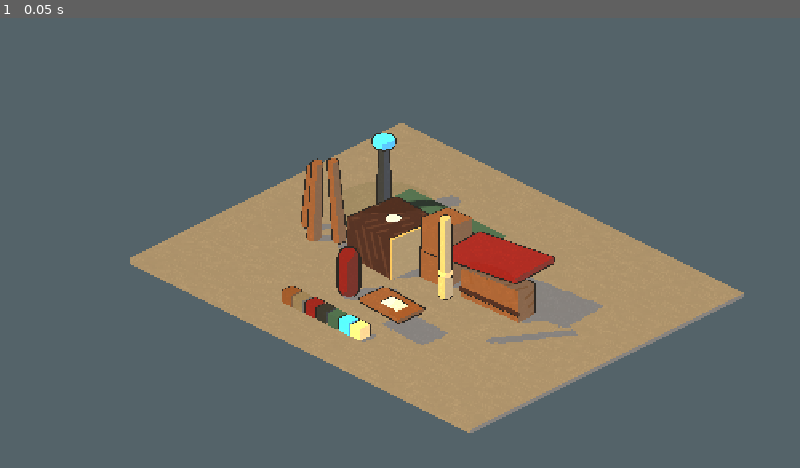
Above: before the commit, frame 1.
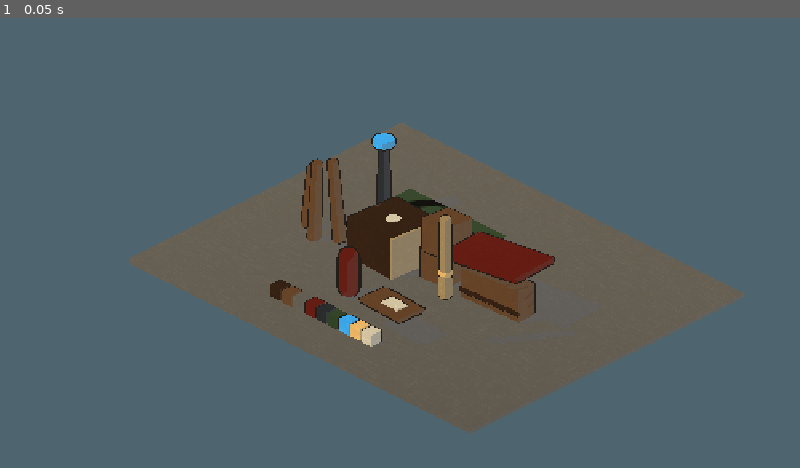
Above: after the commit, the same moment.

Repository: hieuphung41/game-shit
Game: Godot game, scene res://src/lookdev/lookdev.tscn
Same seed, same stepped clock (60 frames per second), same inputs: the game is played once before the commit and once after it. This scene is started directly instead of the project's main scene.
Inputs:
- Up to frame 1 (0.05 s): no input

The runs differ from the first frame. In frame 1, 26% of the frame differs, in the area x 16-93%, y 23-93%.

Commit message:
WIP TASK-20261105-66 (blocked) — not reviewed

Diff:
--- a/game/art/env_default.tres
+++ b/game/art/env_default.tres
@@ -1,16 +1,17 @@
 [gd_resource type="Environment" format=3]
 
 [resource]
-background_mode = 1
+background_mode = 0
 background_color = Color(0.305882, 0.396078, 0.439216, 1)
+background_energy_multiplier = 1.0
 ambient_light_source = 2
 ambient_light_color = Color(0.847059, 0.803922, 0.705882, 1)
-ambient_light_energy = 0.45
+ambient_light_energy = 0.0
 reflected_light_source = 0
 tonemap_mode = 0
 auto_exposure_enabled = false
 fog_enabled = true
 fog_light_color = Color(0.847059, 0.803922, 0.705882, 1)
-fog_light_energy = 0.18
-fog_density = 0.008
-fog_sky_affect = 0.25
+fog_light_energy = 0.3
+fog_density = 0.0015
+fog_sky_affect = 0.0
--- a/game/art/shaders/toon_matte.gdshader
+++ b/game/art/shaders/toon_matte.gdshader
@@ -68,6 +68,18 @@
 		+ hatch_plane(position.xy, hatch_density) * weights.z;
 }
 
+// Spatial light() receives and writes linear light.  In GL Compatibility the
+// review capture reads that light buffer directly before its display transfer,
+// so encode the final printed ink here.  This keeps the PNG (and therefore the
+// phone review) at the palette's declared sRGB colour instead of a dark linear
+// interpretation of it.  This is deliberately applied after the two tone and
+// hatch choices: both lit faces and indigo shadows remain flat printed inks.
+vec3 linear_to_srgb(vec3 linear_colour) {
+	vec3 low = linear_colour * 12.92;
+	vec3 high = vec3(1.055) * pow(max(linear_colour, vec3(0.0)), vec3(1.0 / 2.4)) - vec3(0.055);
+	return mix(low, high, step(vec3(0.0031308), linear_colour));
+}
+
 void vertex() {
 	world_position = (MODEL_MATRIX * vec4(VERTEX, 1.0)).xyz;
 	world_normal = normalize(MODEL_NORMAL_MATRIX * NORMAL);
@@ -81,13 +93,14 @@
 }
 
 void light() {
-	// Keep the dark step as the palette's indigo instead of multiplying it into
-	// black. ATTENUATION carries the directional shadow map result on GL
-	// Compatibility; the normal test keeps the lit edge hard and readable.
+	// Printed colour is the palette colour itself. The directional light supplies
+	// only a stable direction and shadow map: multiplying by its lamp tint would
+	// turn wood orange and stone sandy. ATTENUATION carries the directional
+	// shadow result on GL Compatibility; the normal test keeps the edge hard.
 	float faces_light = step(0.20, dot(normalize(NORMAL), normalize(LIGHT)));
 	float receives_light = step(0.01, ATTENUATION);
 	float lit = faces_light * receives_light;
 	float shadow_hatch = hatch_mark * (1.0 - lit) * hatch_strength;
 	vec3 shadow_colour = mix(shadow_indigo, hatch_gouge_colour, shadow_hatch);
-	DIFFUSE_LIGHT += mix(shadow_colour, ALBEDO * LIGHT_COLOR.rgb, lit);
+	DIFFUSE_LIGHT += linear_to_srgb(mix(shadow_colour, ALBEDO, lit));
 }
--- a/game/src/lookdev/lookdev.gd
+++ b/game/src/lookdev/lookdev.gd
@@ -3,11 +3,17 @@
 
 const PHONE_WIDTH := 640
 const PHONE_HEIGHT := 360
+const PROBE_GROUP := &"lookdev_probe"
 
 @onready var detail_camera: Camera3D = $DetailCamera3D
+@onready var world_environment: WorldEnvironment = $WorldEnvironment
 
 
 func _ready() -> void:
+	# GL Compatibility's clear target is the reliable background behind the
+	# orthographic look-dev scene.  Keep its value in env_default.tres so the
+	# resource remains the single declared source for sea_bluegrey.
+	RenderingServer.set_default_clear_color(world_environment.environment.background_color)
 	for argument: String in OS.get_cmdline_user_args():
 		if argument.begins_with("--capture-dir="):
 			call_deferred("_capture", argument.trim_prefix("--capture-dir="))
@@ -33,6 +39,8 @@
 	var detail_path := capture_directory.path_join("lookdev_detail.png")
 	var result := game_image.save_png(game_path)
 	if result == OK:
+		result = _write_projected_probe(game_image, capture_directory)
+	if result == OK:
 		var gray_image := _grayscale(game_image)
 		result = gray_image.save_png(gray_path)
 	if result == OK:
@@ -54,6 +62,52 @@
 	get_tree().quit(0 if result == OK else 1)
 
 
+func _write_projected_probe(image: Image, capture_directory: String) -> Error:
+	var camera := get_viewport().get_camera_3d()
+	if camera == null:
+		push_error("Look-dev probe needs the game camera")
+		return ERR_CANT_ACQUIRE_RESOURCE
+	var samples: Array[Dictionary] = []
+	var failed_projection := false
+	for node: Node in get_tree().get_nodes_in_group(PROBE_GROUP):
+		var point := node as Marker3D
+		if point == null:
+			continue
+		var screen := camera.unproject_position(point.global_position)
+		var valid := not camera.is_position_behind(point.global_position)
+		valid = valid and screen.x >= 1.0 and screen.x < image.get_width() - 1.0
+		valid = valid and screen.y >= 1.0 and screen.y < image.get_height() - 1.0
+		var measured := Color.BLACK
+		if valid:
+			measured = _sample_pixel_cross(image, Vector2i(roundi(screen.x), roundi(screen.y)))
+		else:
+			failed_projection = true
+		samples.append({
+			"name": point.name,
+			"role": str(point.get_meta("role", "unknown")),
+			"expected": str(point.get_meta("expected_hex", "")),
+			"tolerance": float(point.get_meta("tolerance", 0.0)),
+			"pixel": {"x": roundi(screen.x), "y": roundi(screen.y)},
+			"measured": "#%s" % measured.to_html(false).to_upper(),
+			"projected": valid,
+		})
+	var payload := {"camera": camera.name, "samples": samples}
+	var output := FileAccess.open(capture_directory.path_join("probe-raw.json"), FileAccess.WRITE)
+	if output == null:
+		push_error("Could not write look-dev probe samples")
+		return ERR_CANT_CREATE
+	output.store_string(JSON.stringify(payload, "\t"))
+	output.close()
+	return ERR_CANT_ACQUIRE_RESOURCE if failed_projection else OK
+
+
+func _sample_pixel_cross(image: Image, center: Vector2i) -> Color:
+	var total := Color.BLACK
+	for offset: Vector2i in [Vector2i.ZERO, Vector2i.LEFT, Vector2i.RIGHT, Vector2i.UP, Vector2i.DOWN]:
+		total += image.get_pixelv(center + offset)
+	return total / 5.0
+
+
 func _grayscale(source: Image) -> Image:
 	var output: Image = source.duplicate()
 	for y: int in output.get_height():
--- a/game/src/lookdev/lookdev.tscn
+++ b/game/src/lookdev/lookdev.tscn
@@ -261,7 +261,7 @@
 [node name="DirectionalLight3D" type="DirectionalLight3D" parent="."]
 rotation_degrees = Vector3(-48, -34, 0)
 light_color = Color(0.913725, 0.760784, 0.498039, 1)
-light_energy = 1.15
+light_energy = 0.8
 shadow_enabled = true
 directional_shadow_max_distance = 35.0
 
@@ -373,12 +373,6 @@
 mesh = SubResource("CylinderMesh_beacon")
 material_override = SubResource("ShaderMaterial_toon_beacon")
 
-[node name="BeaconLight" type="OmniLight3D" parent="Beacon"]
-position = Vector3(0, 2.35, 0)
-light_color = Color(0.321569, 0.713725, 0.917647, 1)
-light_energy = 0.35
-omni_range = 3.0
-
 [node name="DispatchTable" type="Node3D" parent="."]
 position = Vector3(1.45, 0, 1.8)
 rotation_degrees = Vector3(0, -3, 0)
@@ -410,11 +404,6 @@
 mesh = SubResource("SphereMesh_lamp")
 material_override = SubResource("ShaderMaterial_toon_lamp")
 
-[node name="LampLight" type="OmniLight3D" parent="HangingLamp"]
-light_color = Color(0.913725, 0.760784, 0.498039, 1)
-light_energy = 0.3
-omni_range = 2.5
-
 [node name="PaletteStrip" type="Node3D" parent="."]
 position = Vector3(-2.0, 0.22, 2.75)
 
@@ -422,6 +411,11 @@
 mesh = SubResource("BoxMesh_swatch")
 material_override = SubResource("ShaderMaterial_toon_wood")
 
+[node name="WoodDark" type="MeshInstance3D" parent="PaletteStrip"]
+position = Vector3(-0.5, 0, 0)
+mesh = SubResource("BoxMesh_swatch")
+material_override = SubResource("ShaderMaterial_toon_wood_dark")
+
 [node name="Stone" type="MeshInstance3D" parent="PaletteStrip"]
 position = Vector3(0.5, 0, 0)
 mesh = SubResource("BoxMesh_swatch")
@@ -451,3 +445,50 @@
 position = Vector3(3, 0, 0)
 mesh = SubResource("BoxMesh_swatch")
 material_override = SubResource("ShaderMaterial_toon_lamp")
+
+[node name="Paper" type="MeshInstance3D" parent="PaletteStrip"]
+position = Vector3(3.5, 0, 0)
+mesh = SubResource("BoxMesh_swatch")
+material_override = SubResource("ShaderMaterial_toon_paper")
+
+[node name="ProbeBackground" type="Marker3D" parent="." groups=["lookdev_probe"]]
+position = Vector3(0, 5, -4)
+metadata/expected_hex = "#4E6570"
+metadata/tolerance = 5.0
+metadata/role = "background"
+
+[node name="ProbeWood" type="Marker3D" parent="." groups=["lookdev_probe"]]
+position = Vector3(-2, 0.435, 2.75)
+metadata/expected_hex = "#7B5B40"
+metadata/tolerance = 10.0
+metadata/role = "lit_palette"
+
+[node name="ProbeWoodDark" type="Marker3D" parent="." groups=["lookdev_probe"]]
+position = Vector3(-2.5, 0.435, 2.75)
+metadata/expected_hex = "#4A3426"
+metadata/tolerance = 10.0
+metadata/role = "lit_palette"
+
+[node name="ProbeStone" type="Marker3D" parent="." groups=["lookdev_probe"]]
+position = Vector3(-1.5, 0.435, 2.75)
+metadata/expected_hex = "#7A756C"
+metadata/tolerance = 10.0
+metadata/role = "lit_palette"
+
+[node name="ProbeCanvas" type="Marker3D" parent="." groups=["lookdev_probe"]]
+position = Vector3(-1, 0.435, 2.75)
+metadata/expected_hex = "#7B2F27"
+metadata/tolerance = 10.0
+metadata/role = "lit_palette"
+
+[node name="ProbePaper" type="Marker3D" parent="." groups=["lookdev_probe"]]
+position = Vector3(1.5, 0.435, 2.75)
+metadata/expected_hex = "#D8CDB4"
+metadata/tolerance = 10.0
+metadata/role = "lit_palette"
+
+[node name="ProbeFloorShadow" type="Marker3D" parent="." groups=["lookdev_probe"]]
+position = Vector3(-0.6, 0.005, -3.2)
+metadata/expected_hex = "#2C3142"
+metadata/tolerance = 12.0
+metadata/role = "shadow_indigo"
--- a/game/tests/unit/test_art_library.gd
+++ b/game/tests/unit/test_art_library.gd
@@ -20,6 +20,7 @@
 const PROP_OUTLINE_WIDTH := 0.035
 const LANDMARK_OUTLINE_WIDTH := 0.045
 const PRIORITY_OUTLINE_WIDTH := 0.055
+const SEA_BLUEGREY := Color(0.305882, 0.396078, 0.439216, 1.0)
 
 
 func test_art_material_library_is_matte(t) -> bool:
@@ -60,9 +61,27 @@
 	t.ok("hatch_enabled" in code and "hatch_density" in code and "hatch_line_width" in code and "hatch_gouge_colour" in code, "hatch can be enabled, coloured, and tuned per material")
 	t.ok("along * 0.82" in code, "hatch uses long broken gouge segments instead of grain-sized dashes")
 	t.ok("(1.0 - lit)" in code, "hatch is limited to the shadow band")
+	t.ok("linear_to_srgb(mix(shadow_colour, ALBEDO, lit))" in code, "GL Compatibility capture encodes lit palette ink and indigo shadows")
+	t.ok("ALBEDO * LIGHT_COLOR" not in code, "directional lamp colour cannot recolour printed palette ink")
 	var outline_shader := load("res://art/shaders/ink_outline.gdshader") as Shader
 	if outline_shader != null:
 		t.ok("hint_range(0.03, 0.07)" in outline_shader.code, "ink width accepts the three outline ranks")
+	return true
+
+
+func test_lookdev_environment_keeps_background_and_paper_fog_separate(t) -> bool:
+	var environment := load("res://art/env_default.tres") as Environment
+	if not t.ok(environment != null, "look-dev environment loads"):
+		return true
+	t.eq(environment.background_color, SEA_BLUEGREY, "background stays sea_bluegrey")
+	t.eq(environment.background_mode, Environment.BG_CLEAR_COLOR, "look-dev uses the declared environment colour as its clear background")
+	t.eq(environment.background_energy_multiplier, 1.0, "background renders at its declared palette value")
+	t.eq(environment.ambient_light_energy, 0.0, "ambient light cannot wash printed palette ink")
+	t.eq(environment.fog_sky_affect, 0.0, "paper fog cannot cover the declared background")
+	t.ok(environment.fog_enabled and environment.fog_light_energy > 0.0, "paper fog remains enabled for depth separation")
+	var lookdev_script := load("res://src/lookdev/lookdev.gd") as Script
+	if lookdev_script != null:
+		t.ok("RenderingServer.set_default_clear_color(world_environment.environment.background_color)" in lookdev_script.source_code, "GL Compatibility clear colour is read from env_default")
 	return true
 
 
@@ -80,6 +99,20 @@
 		t.eq(roundi(camera.rotation_degrees.x), -30, "camera pitch is -30 degrees")
 		t.eq(roundi(camera.rotation_degrees.y), 45, "camera yaw is 45 degrees")
 	t.ok(lookdev.get_node_or_null("DirectionalLight3D") is DirectionalLight3D, "look-dev has main directional light")
+	t.eq(lookdev.find_children("*", "OmniLight3D", true, false).size(), 0, "beacon and lamp use emission without env-lighting pools")
+	t.eq(lookdev.get_tree().get_nodes_in_group("lookdev_probe").size(), 7, "named projected colour probes cover background, palette faces, and shadow")
+	for expected_probe: Dictionary in [
+		{"name": "ProbeWood", "hex": "#7B5B40"},
+		{"name": "ProbeWoodDark", "hex": "#4A3426"},
+		{"name": "ProbeStone", "hex": "#7A756C"},
+		{"name": "ProbeCanvas", "hex": "#7B2F27"},
+		{"name": "ProbePaper", "hex": "#D8CDB4"},
+		{"name": "ProbeFloorShadow", "hex": "#2C3142"},
+	]:
+		var probe := lookdev.get_node_or_null(str(expected_probe["name"])) as Marker3D
+		if not t.ok(probe != null, "%s exists" % expected_probe["name"]):
+			continue
+		t.eq(probe.get_meta("expected_hex"), expected_probe["hex"], "%s locks its palette expectation" % expected_probe["name"])
 	lookdev.queue_free()
 	await t.tree.process_frame
 	return true
Not shown, changed: docs/art/lookdev.md
Not shown, changed: tools/lookdev_capture.sh
